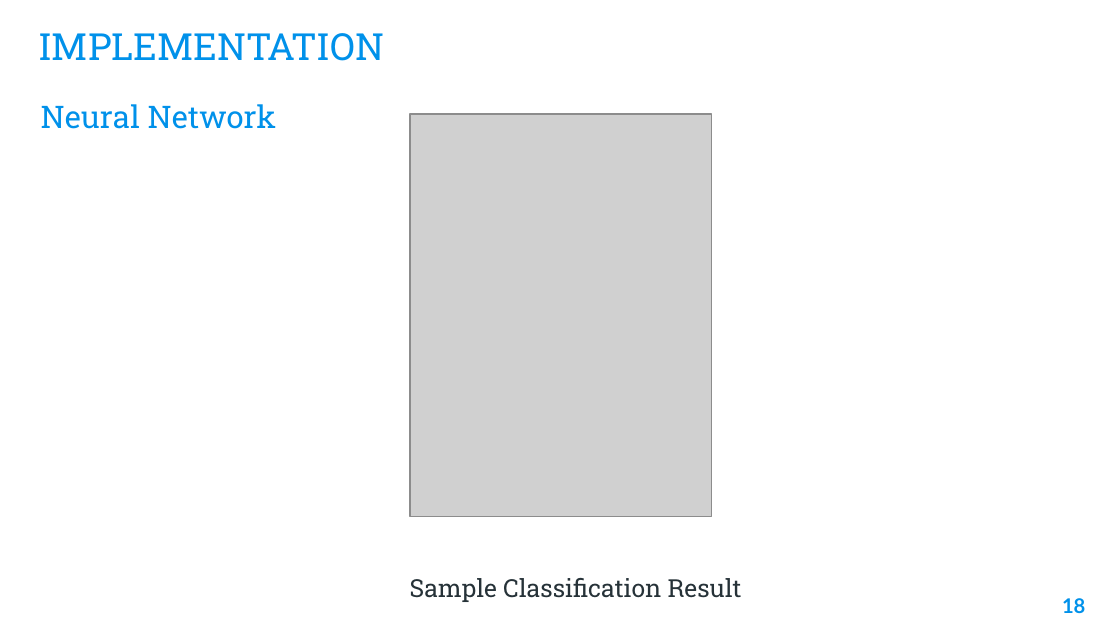
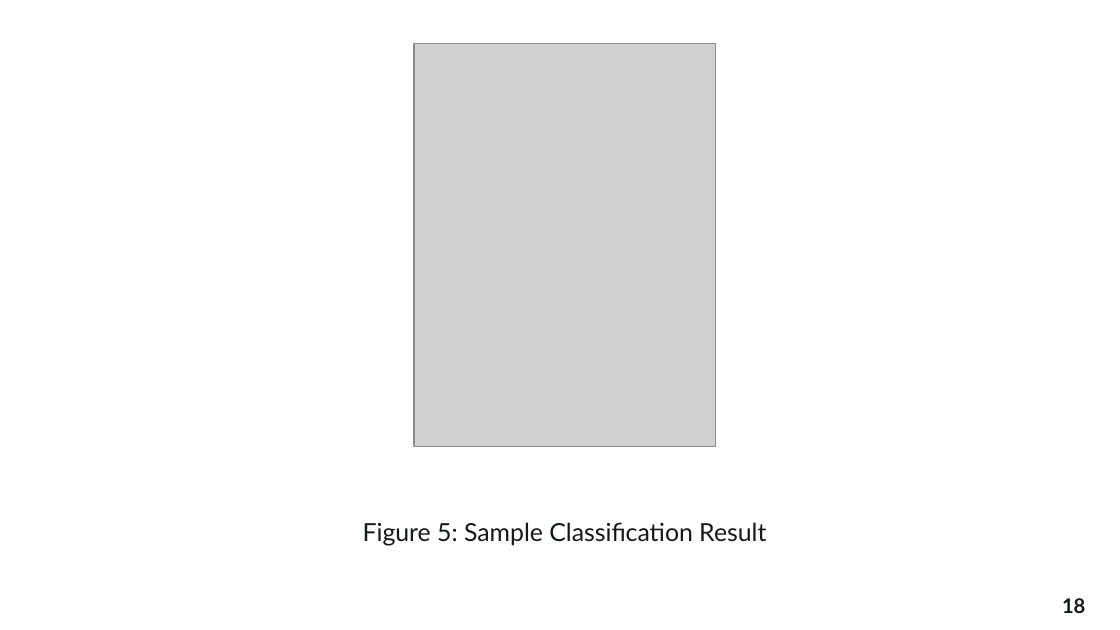
Before and after one commit to theajstars/projex, a slide deck: slide 18 of Ajiboye Oluwaferanmi Post Data.pptx. Drawn at 1120x630 pixels with LibreOffice and Linux fonts; fonts in the diff are those of the drawing; grey boxes stand for pictures; background and template pictures are left out. Boxes give left, top, right and bottom in pixels: in the first picture for what was removed or moved away, otherwise in the second. Text is boxed around its words. In the diff, an @@ line names an element or a change of style, - is before the commit and + after.

```diff
--- a/Ajiboye Oluwaferanmi Post Data.pptx
+++ b/Ajiboye Oluwaferanmi Post Data.pptx
@@ title removed at [38, 33, 384, 61] @@
-IMPLEMENTATION
@@ picture: place and size @@
-picture at [410, 114, 711, 517]
+picture at [414, 44, 716, 447]
@@ text removed at [41, 104, 276, 129] @@
-Neural Network
@@ text at [363, 522, 766, 546]: text changed; font Roboto Slab to Lato; text colour #263238 to #14191B @@
-Sample Classification Result
+Figure 5: Sample Classification Result
@@ page number at [1062, 598, 1085, 613]: text colour #0091EA to #14191B @@
```
Also in this commit, not shown: 25 other slides changed, 1 slide added, 1 slide removed, 1 other file.
